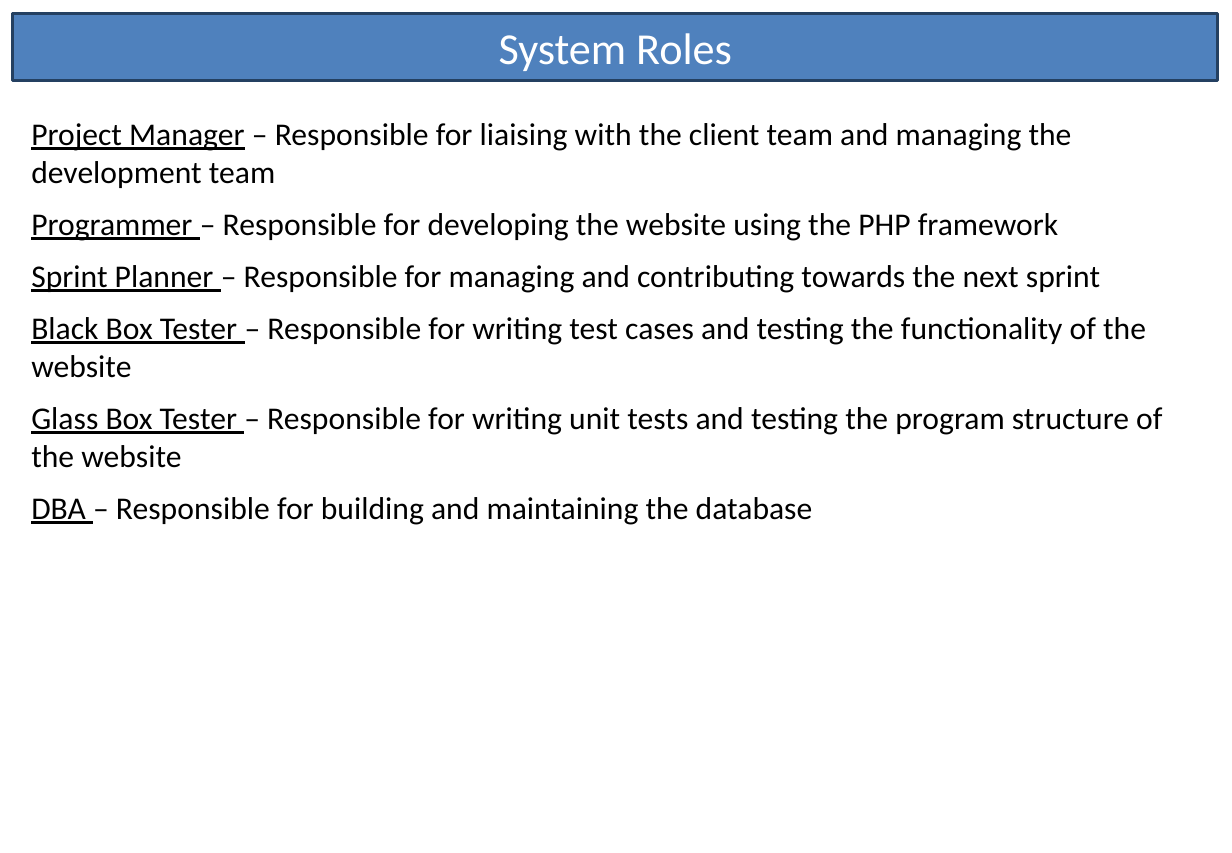
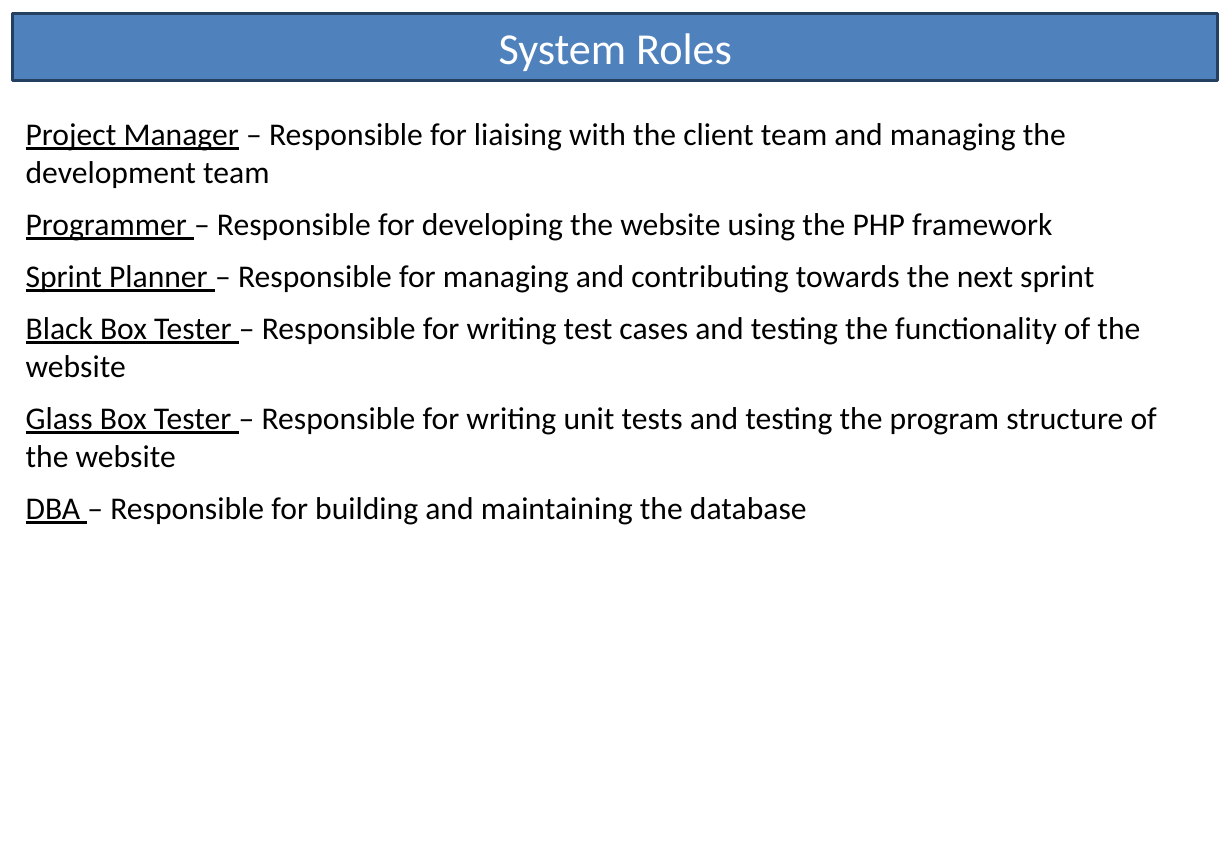
Before and after one commit to jonathancromie/IFB299-Textbook-Sharing-Scheme, a slide deck: slide 1 of User Stories.pptx. Drawn at 1232x853 pixels with LibreOffice and Linux fonts; fonts in the diff are those of the drawing. Boxes give left, top, right and bottom in pixels: in the first picture for what was removed or moved away, otherwise in the second. Text is boxed around its words. In the diff, an @@ line names an element or a change of style, - is before the commit and + after.

```diff
--- a/User Stories.pptx
+++ b/User Stories.pptx
@@ text "Project Manager – Responsible for ...": place and size @@
-text "Project Manager – Responsible for ..." at box(31, 123, 1162, 525)
+text "Project Manager – Responsible for ..." at box(26, 123, 1157, 525)
```
Also in this commit, not shown: 57 other slides changed, 1 slide removed.
